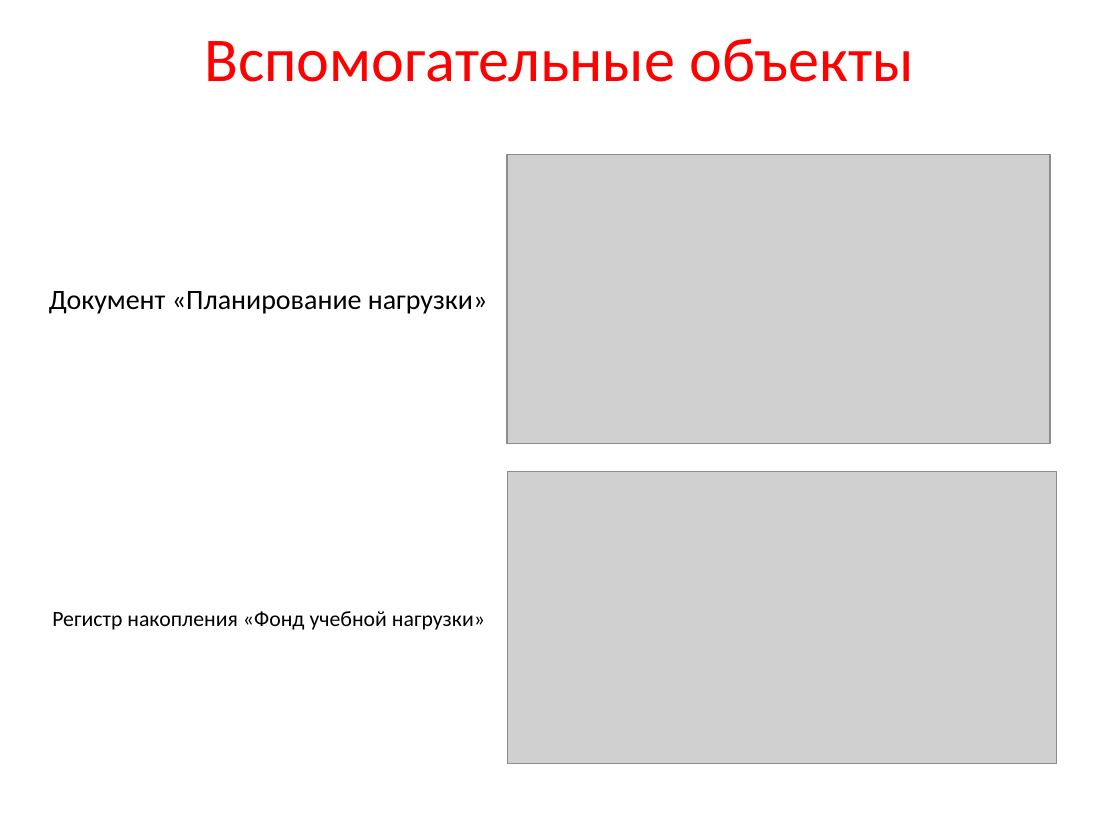
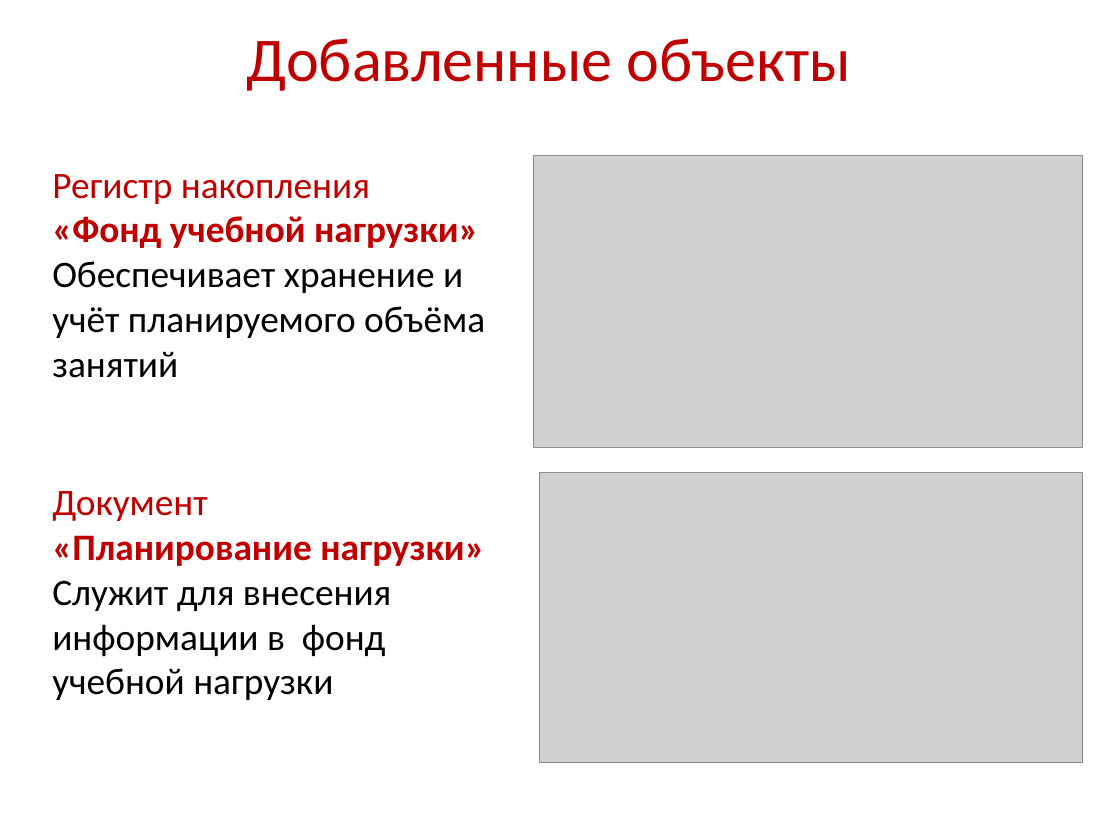
Before and after one commit to rasmushippy/dip, a slide deck: slide 10 of диплом/Презентация к диплому.pptx (slide 5 before the commit). Drawn at 1120x840 pixels with LibreOffice and Linux fonts; fonts in the diff are those of the drawing; grey boxes stand for pictures; background and template pictures are left out. Boxes give left, top, right and bottom in pixels: in the first picture for what was removed or moved away, otherwise in the second. Text is boxed around its words. In the diff, an @@ line names an element or a change of style, - is before the commit and + after.

```diff
--- a/диплом/Презентация к диплому.pptx
+++ b/диплом/Презентация к диплому.pptx
@@ text at (247, 38, 851, 91): text changed; text colour #FF0000 to #C00000 @@
-Вспомогательные объекты
+Добавленные объекты
@@ text at (52, 174, 485, 378): text changed; size 14 to 24 pt @@
-Регистр накопления «Фонд учебной нагрузки»
+Регистр накопления
+«Фонд учебной нагрузки»
+Обеспечивает хранение и учёт планируемого объёма занятий
@@ picture: place and size @@
-picture at (507, 472, 1056, 764)
+picture at (533, 156, 1082, 448)
@@ picture: place and size @@
-picture at (507, 155, 1051, 444)
+picture at (540, 473, 1083, 762)
@@ text at (52, 491, 485, 700): text changed; size 18 to 24 pt @@
-Документ «Планирование нагрузки»
+Документ
+«Планирование нагрузки»
+Служит для внесения информации в фонд учебной нагрузки
```
Also in this commit, not shown: 5 other slides changed, 9 slides added, 8 slides removed, 7 other files.
